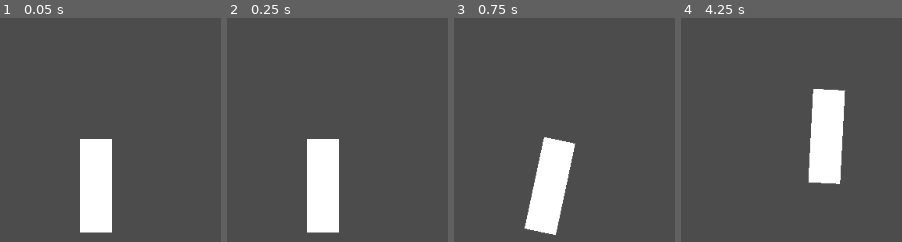
Above: before the commit, frames 1-4 (left to right).
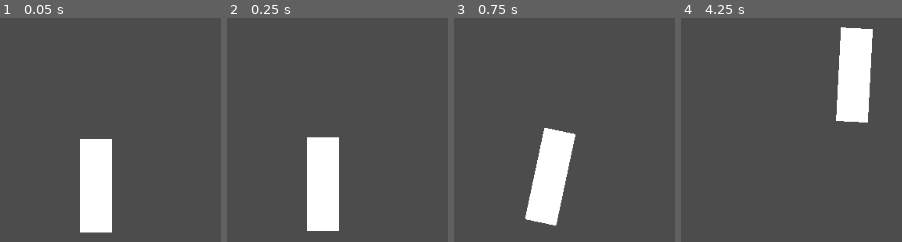
Above: after the commit, the same moments.

Repository: the-g-force/FamJam-April2020
Game: Godot game, scene res://src/Level.tscn
Same seed, same stepped clock (60 frames per second), same inputs: the game is played once before the commit and once after it.
Inputs:
- Up to frame 1 (0.05 s): no input
- Up to frame 2 (0.25 s): no input
- Up to frame 3 (0.75 s): tap Enter at 0.5 s; hold Right (TurnRight) from 0.53 s (still down)
- Up to frame 4 (4.25 s): release Right (TurnRight) at 1.28 s; hold Left (TurnLeft) 1.28-2.03 s; hold Right (TurnRight) 2.03-2.78 s; hold Up (Thrust) 2.78-3.53 s; hold Left (TurnLeft) from 3.53 s (still down)

Frame 1 is identical in both runs. In frame 2, 0.3% of the frame differs, in the area x 36-51%, y 53-96%; in frame 3, 2.1%; in frame 4, 11%, in the area x 57-87%, y 4-75%.

Commit message:
Implement acceleration and minimum speed

Diff:
--- a/project/src/Rocket.gd
+++ b/project/src/Rocket.gd
@@ -8,12 +8,19 @@
 # Rotation speed in degrees per second
 export var rotation_speed : float = 60
 
-# Max thrust strength in pixels per second
-export var thrust_strength : float = 120
+export var acceleration : float = 0.1
+
+export var min_speed : float = 20
+export var max_speed : float = 150
+
+var _speed : float = 0
+
+
 
 # Called when the node enters the scene tree for the first time.
 func _ready():
 	pass # Replace with function body.
+
 
 
 func _process(delta):
@@ -23,7 +30,10 @@
 			* rotation_speed \
 			* delta
 
-	# Move forward according to current thrust
-	var velocity = Vector2(0, -thrust_strength * Input.get_action_strength("Thrust"))\
-			.rotated(deg2rad(rotation_degrees)) * delta
-	position += velocity
+	# Determine the speed based on acceleration
+	var target_speed = lerp(min_speed, max_speed, Input.get_action_strength("Thrust"))
+	_speed = lerp(_speed, target_speed, acceleration)
+
+	# Move the rocket
+	var velocity : Vector2 = Vector2(0, -_speed).rotated(deg2rad(rotation_degrees)) * delta
+	move_and_collide(velocity)
